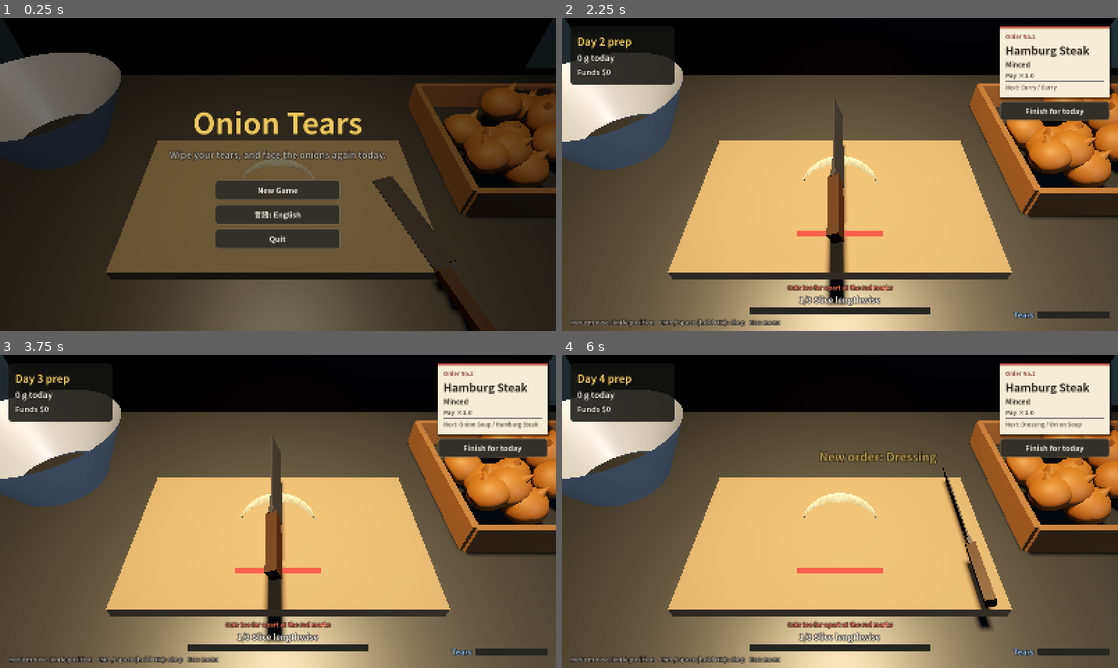
Above: before the commit, frames 1-4 (two rows, left to right).
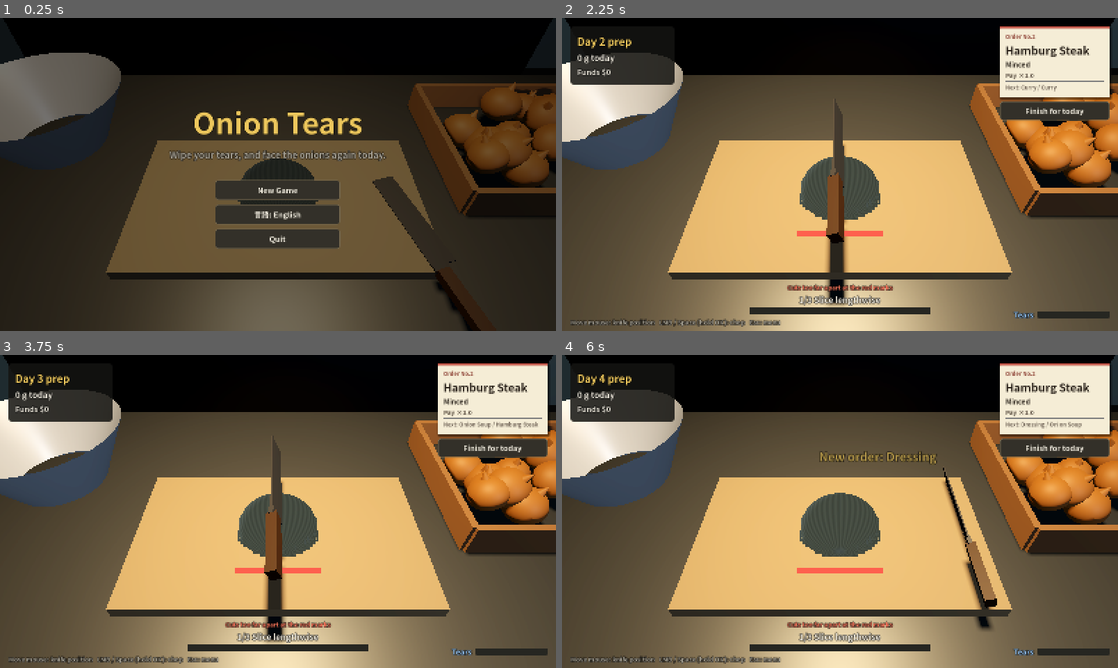
Above: after the commit, the same moments.

Repository: decopon-7/-
Game: Godot game, scene res://scenes/main.tscn
Two runs of this game, one before a commit and one after it. Both use one fixed random seed, a clock stepped at 60 frames per second and the inputs below.
Inputs (mouse positions are in pixels of both pictures, inside the frame that each line leads up to):
- Up to frame 1 (0.25 s): no input
- Up to frame 2 (2.25 s): click "New Game" at 0.5 s; click "Finish for today" at 1.25 s; click "Start prep" at 2 s
- Up to frame 3 (3.75 s): click "Finish for today" at 2.75 s; click "Start prep" at 3.5 s
- Up to frame 4 (6 s): click "Finish for today" at 4.25 s; click "Start prep" at 5 s; tap Enter at 5.75 s; move the mouse to (962, 495) at 5.77 s; click (962, 495) at 5.92 s

The runs differ from the first frame. In frame 1, 0.9% of the frame differs, in the area x 42-58%, y 44-60%; in frame 2, 1.8%; in frame 3, 1.8%; in frame 4, 2.4%, in the area x 42-58%, y 44-65%.

Commit message:
玉ねぎのメッシュが実機GPUで一部欠けて見える不具合を修正
手作りメッシュ（onion.gd）の三角形の向き判定を、GPUを持たない開発環境
（ソフトウェアレンダラー）だけで目視確認していたため、実機のGPU
（Vulkan/Forward+）では逆向きの三角形が裏面カリングされて欠けて見える
ことがあった。onion.gdshader に cull_disabled を指定し、向きに関係なく
常に両面描画するようにして解消。

Co-Authored-By: Claude Sonnet 5 <noreply@anthropic.com>
Claude-Session: https://claude.ai/code/session_01Fz9qy8KHkDBY9XhjKQFu2R

Diff:
--- a/shaders/onion.gdshader
+++ b/shaders/onion.gdshader
@@ -2,6 +2,10 @@
 // UV / UV2 に「切る前の位置」が入っていて、そこから層（同心円の輪）を描く。
 // 外側は薄皮の表面、切り口には年輪のような層が見える。
 shader_type spatial;
+// 手作りメッシュ（onion.gd）の三角形は向き（表裏）の判定を自前で行っており、
+// 実機のGPU（Vulkan等）では逆向きの三角形が裏面としてカリングされ、
+// 一部が欠けて見えることがあったため、両面とも常に描画する。
+render_mode cull_disabled;
 
 uniform vec3 radii = vec3(0.08, 0.07, 0.072);
 uniform vec3 flesh_color : source_color = vec3(0.96, 0.95, 0.86);
